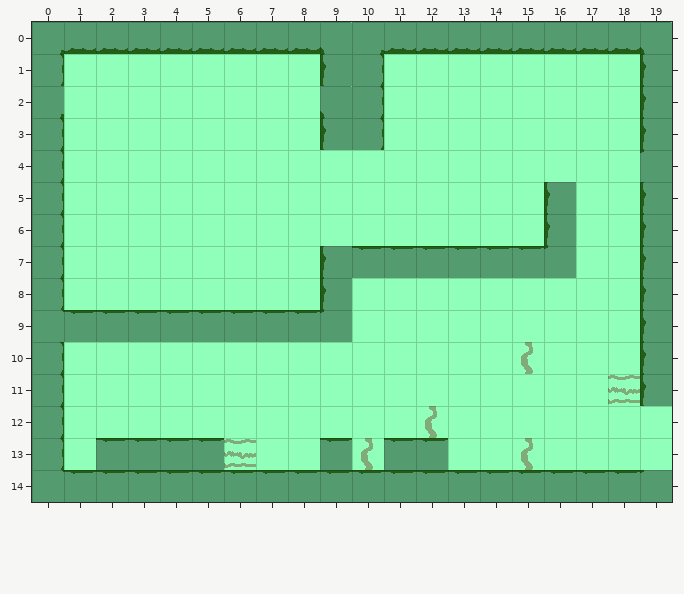
Two states of a Tiled map, dat/room1.tmx. Above is the file before it was changed.
Cells are 32x32 px. Shown: x 0..19, y 0..14.
New version:
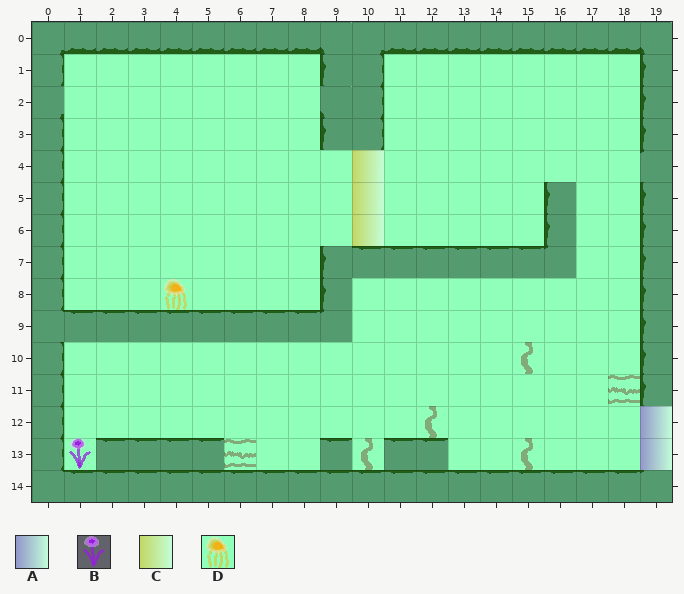
Key: from "tiles": A 106, B 107, C 138, D 139.
_ is an empty cell.
See-through tiles are keyed as they look on the map.
Change:
Changed rows in their new state; . is an unchanged cell.
Layer "tileobs":
first column x 4:
 4 ......C
 5 ......C
 6 ......C
 8 D......
first column x 1:
12 ..................A
13 B.................A
Boxes around the changes in both pictures, in picture pixels (x1, y1, x2, y2):
added: (352, 150, 384, 246)
added: (164, 278, 187, 310)
added: (640, 406, 672, 470)
added: (69, 438, 91, 469)
